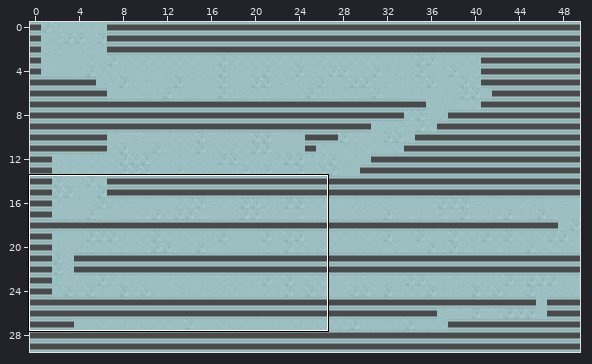
A Tiled map gets an edit: maps/tutorial.tmx. Above, an overview of the earlier version with the close-up marked.
Close-up. Earlier state:
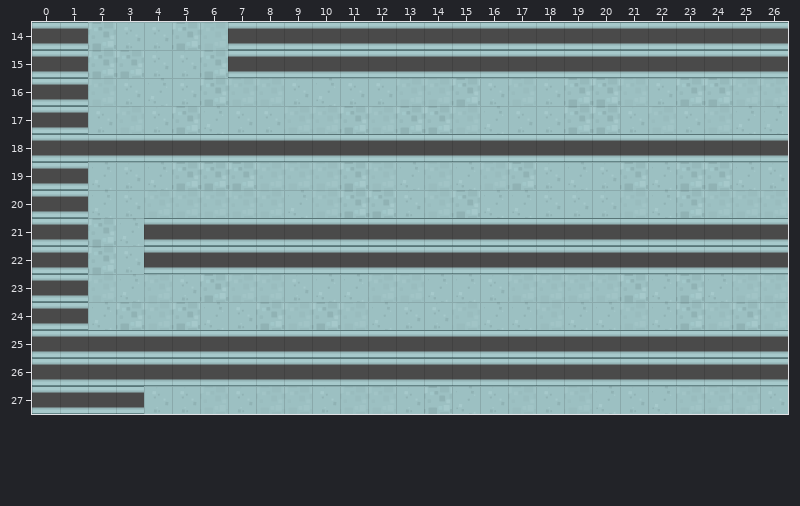
Cells are 64x64 px. Shown: x 0..26, y 14..27. The commit also changed other parts of the map, which this record leaves out.
The result:
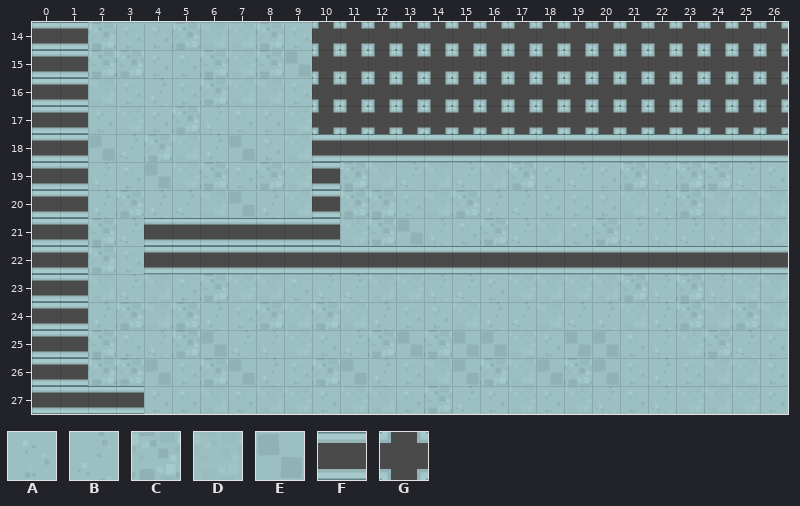
Key: from "kenney_shooter_tiles": A 6, B 7, C 8, D 9, E 10, F 281, G 340.
_ is an empty cell.
What changed:
Layer "floor":
y 14: x 7..9 ___ -> DCA
y 15: x 7..9 ___ -> DCE
y 16: x 10..26 BAADDCADACCDACCDD -> _________________
y 17: x 10..26 DCDCCDBAACCADADBB -> _________________
y 18: x 2..9 ________ -> EBCDBEAD
y 19..20: x 10 D -> _
y 21: x 11..26 ________________ -> DCEBACBDACBBBBDD
y 25: x 2..26 _________________________ -> CABCEBBDABCECEEDAEEABDCBA
y 26: x 2..26 _________________________ -> CCEACEBACEBADECDECEABADDA
Layer "walls":
y 14..15: x 7..26 FFFFFFFFFFFFFFFFFFFF -> ___GGGGGGGGGGGGGGGGG
y 16..17: x 10..26 _________________ -> GGGGGGGGGGGGGGGGG
y 18: x 2..9 FFFFFFFF -> ________
y 19..20: x 10 _ -> F
y 21: x 11..26 FFFFFFFFFFFFFFFF -> ________________
y 25..26: x 2..26 FFFFFFFFFFFFFFFFFFFFFFFFF -> _________________________
Changed places in both close-ups, as pixel boxes (x1, y1, x2, y2):
changed: (88, 22, 788, 246)
changed: (88, 330, 788, 386)
